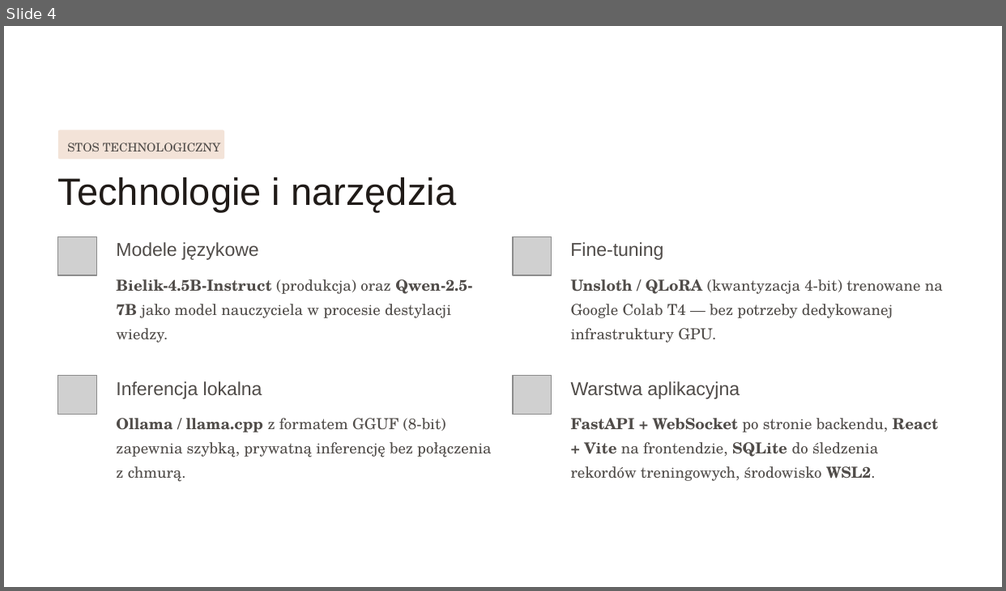
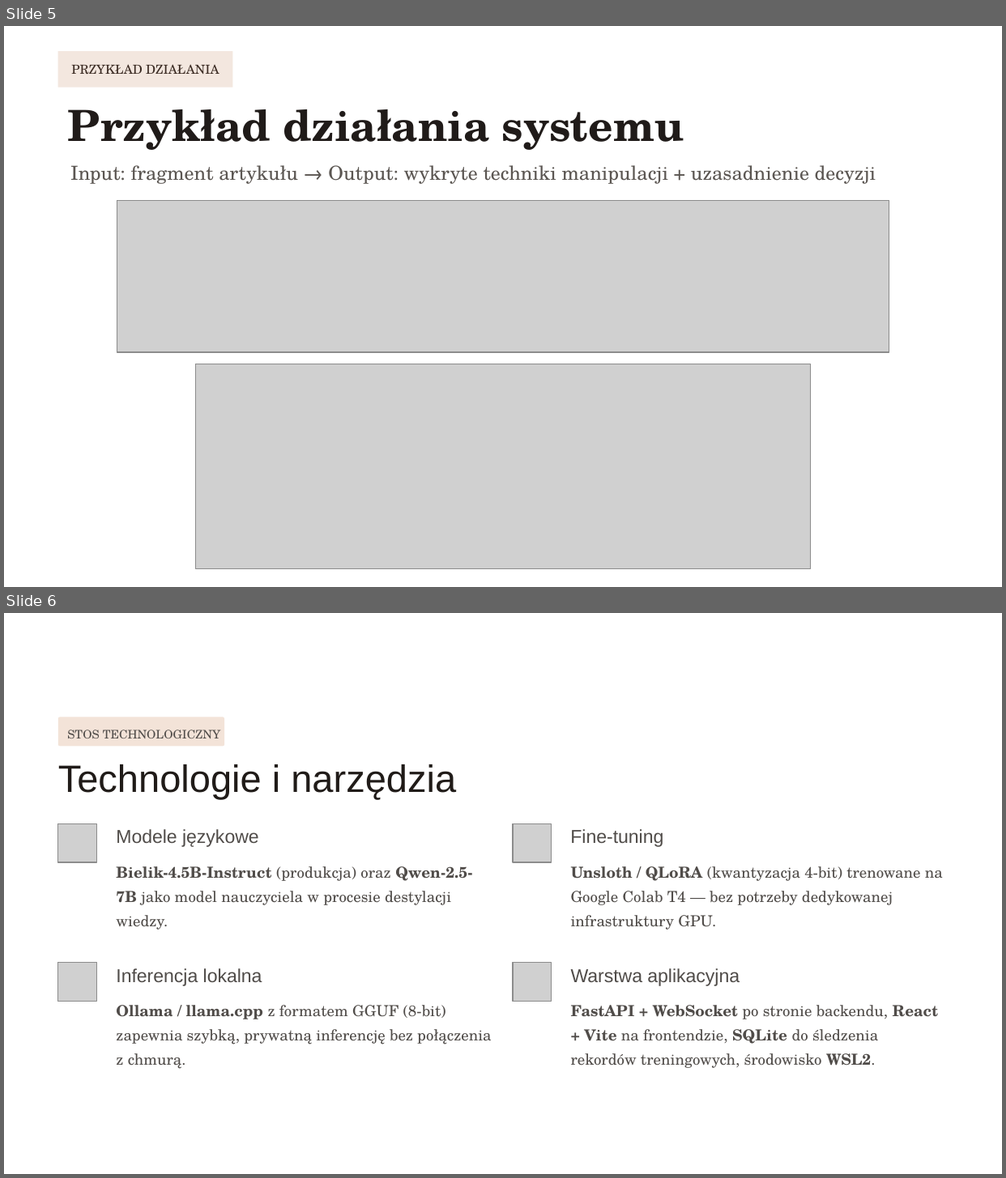
Before and after one commit to vp-1591/projekt-inzynierski, a slide deck: documentation/Projekt_43995.pptx. Shown one above the other, each under a label of ours: slide 4 before the commit, slides 5 and 6 after it. The pictures are 1006x591 and 1006x1178 pixels, drawn with LibreOffice and Linux fonts; fonts in the diff are those of the drawing; grey boxes stand for pictures. Boxes give left, top, right and bottom in pixels: in the first picture for what was removed or moved away, otherwise in the second. Text is boxed around its words. In the diff, an @@ line names an element or a change of style, - is before the commit and + after.

```diff
--- a/documentation/Projekt_43995.pptx
+++ b/documentation/Projekt_43995.pptx
@@ slide 5 added at bbox=[4, 26, 1002, 587], background #FFFFFF @@
@@ rectangle added at bbox=[58, 51, 232, 87], fill #F3E7DF, 9 pt, text #3A2A22 @@
+PRZYKŁAD DZIAŁANIA
@@ text added at bbox=[68, 109, 684, 150], 31 pt, text #201B19, bold @@
+Przykład działania systemu
@@ text added at bbox=[70, 165, 876, 184], 14 pt, text #5B5652 @@
+Input: fragment artykułu → Output: wykryte techniki manipulacji + uzasadnienie decyzji
@@ picture added at bbox=[117, 201, 889, 352] @@
@@ picture added at bbox=[196, 365, 810, 569] @@
@@ what was slide 4 is now slide 6 @@
```
Also in this commit, not shown: 6 slides changed, 4 other files.
